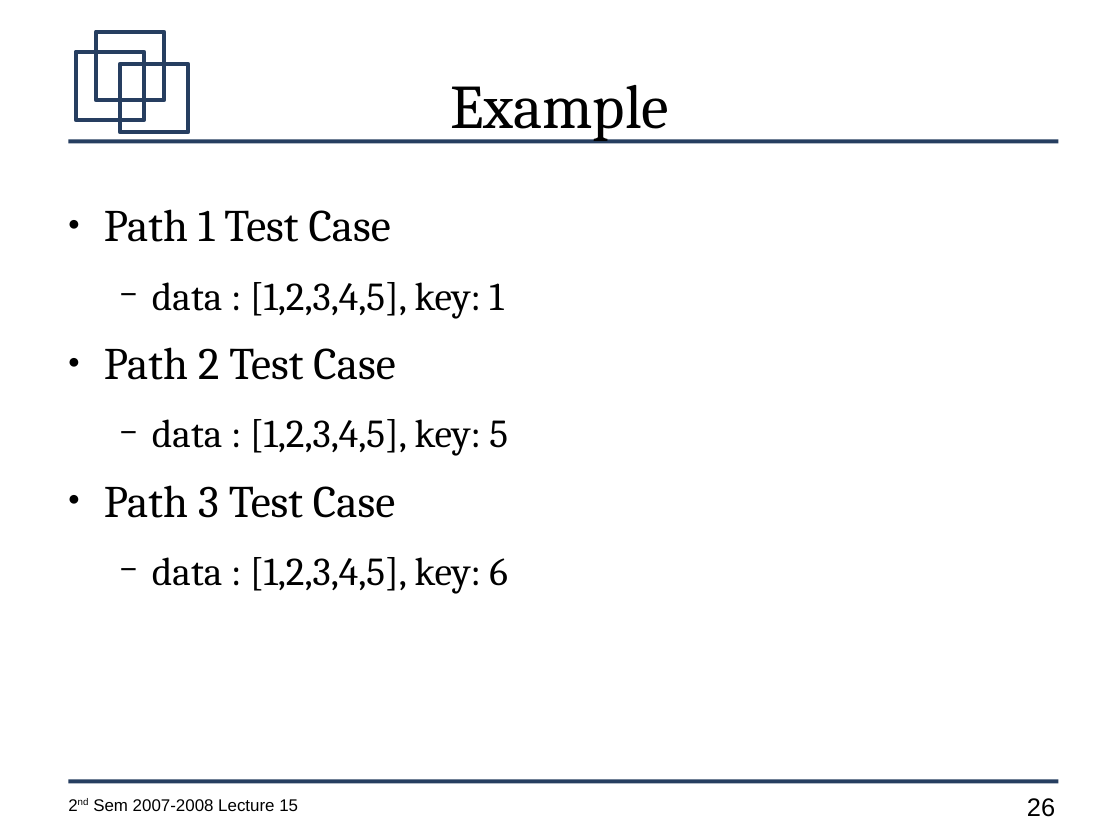
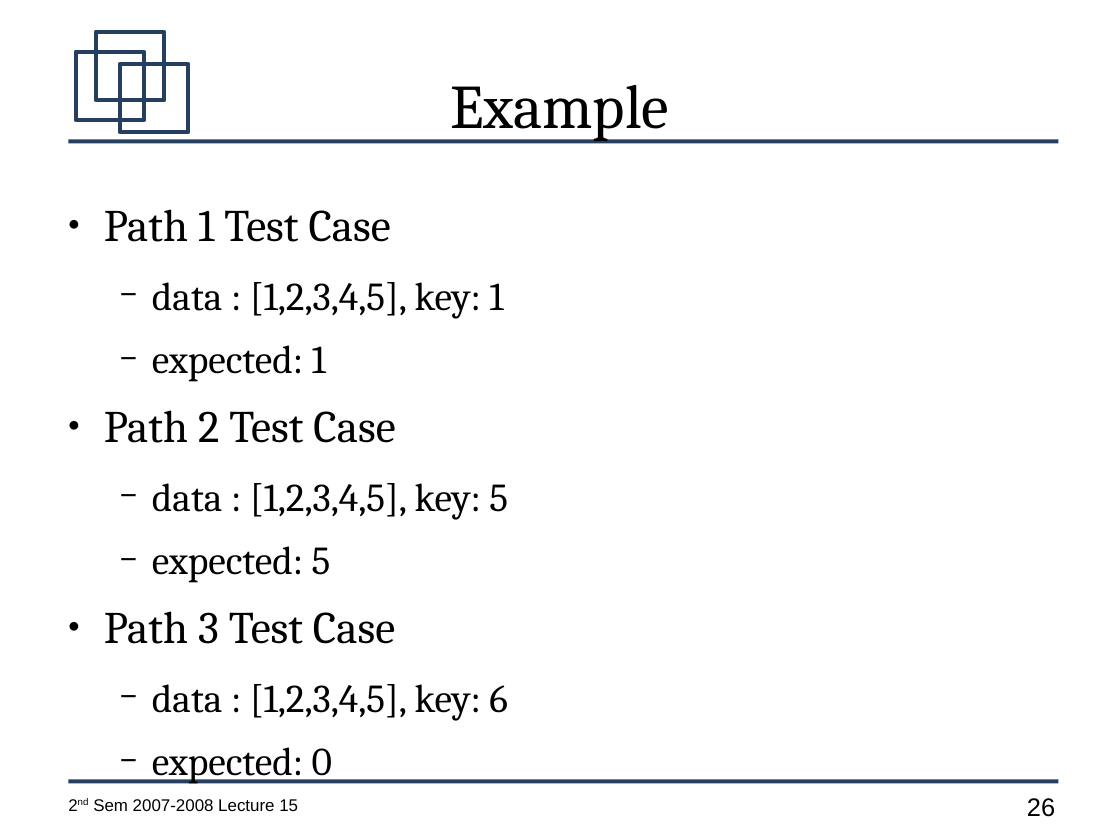
Before and after one commit to jachermocilla/jach-homepage, a slide deck: slide 26 of CMSC128-2nd-Sem-2007-L15.odp. Drawn at 1120x840 pixels with LibreOffice and Linux fonts; fonts in the diff are those of the drawing. Boxes give left, top, right and bottom in pixels: in the first picture for what was removed or moved away, otherwise in the second. Text is boxed around its words. In the diff, an @@ line names an element or a change of style, - is before the commit and + after.

```diff
--- a/CMSC128-2nd-Sem-2007-L15.odp
+++ b/CMSC128-2nd-Sem-2007-L15.odp
@@ text at bbox=[152, 345, 326, 382]: paragraph added @@
+  − expected: 1
@@ text at bbox=[152, 546, 331, 583]: paragraph added @@
+  − expected: 5
@@ text at bbox=[152, 747, 332, 784]: paragraph added @@
+  − expected: 0
```
